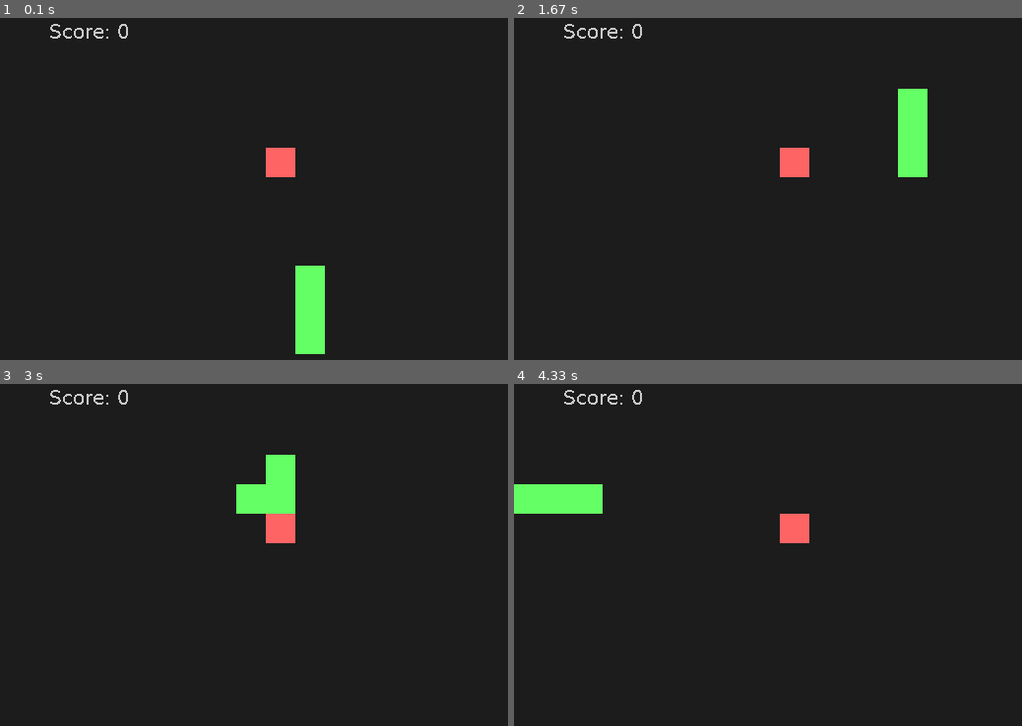
Above: before the commit, frames 1-4 (two rows, left to right).
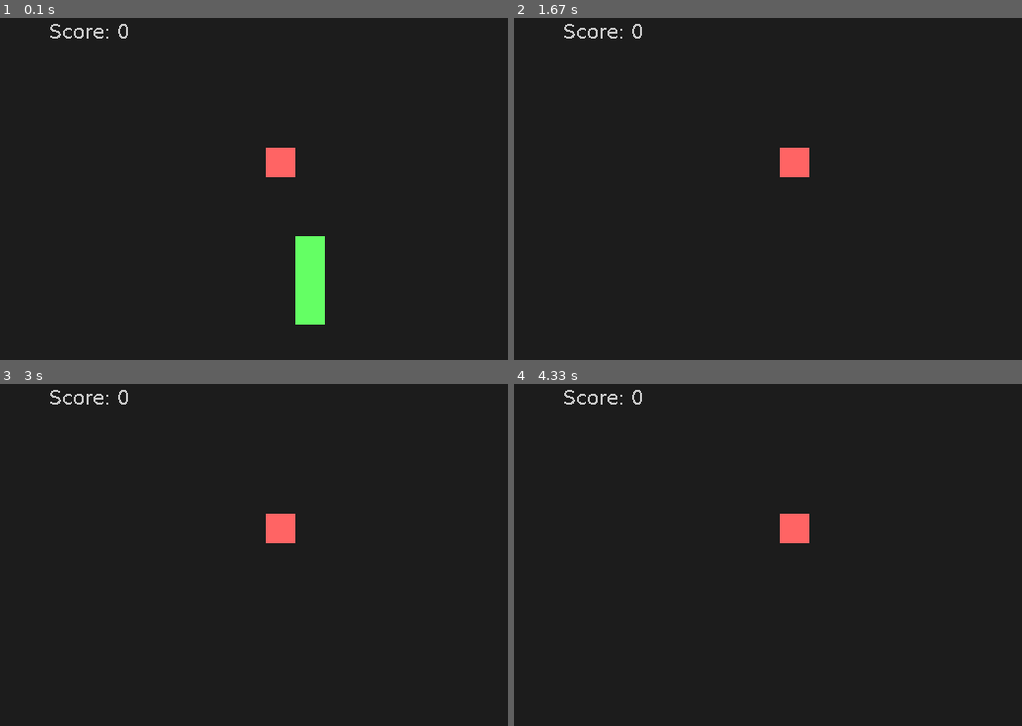
Above: after the commit, the same moments.

Repository: PerronBr826/pygame-snake-getit
Game: pygame game, started from main.py
Two runs of this game, one before a commit and one after it. Both use one fixed random seed, a clock stepped at 60 frames per second and the inputs below.
Inputs:
- Up to frame 1 (0.1 s): no input
- Up to frame 2 (1.67 s): hold Right 0.33-0.8 s; hold Up 0.83-1.13 s
- Up to frame 3 (3 s): hold Left 1.67-2.2 s; hold Down 2.23-2.53 s; hold Left 2.57-2.97 s
- Up to frame 4 (4.33 s): no input

The runs differ from the first frame. In frame 1, 1.0% of the frame differs, in the area x 58-64%, y 63-99%; in frame 2, 1.5%, in the area x 75-82%, y 20-47%; in frame 3, 1.5%; in frame 4, 1.5%.

Commit message:
Update main.py

Diff:
--- a/main.py
+++ b/main.py
@@ -23,7 +23,7 @@
 TITLE = "Pygame Template"
 
 # Frame rate (frames per second)
-FPS = 6
+FPS = 20
 
 def init_game():
     pygame.init()
@@ -123,7 +123,10 @@
         new_segment[1] += movement[1]
 
         snake_pos.insert(0, new_segment)
-        snake_pos.pop(-1)
+        if len(snake_pos) + 3 < score:
+            print("add")
+        else:
+            snake_pos.pop(-1)
 
 
         # Collision
